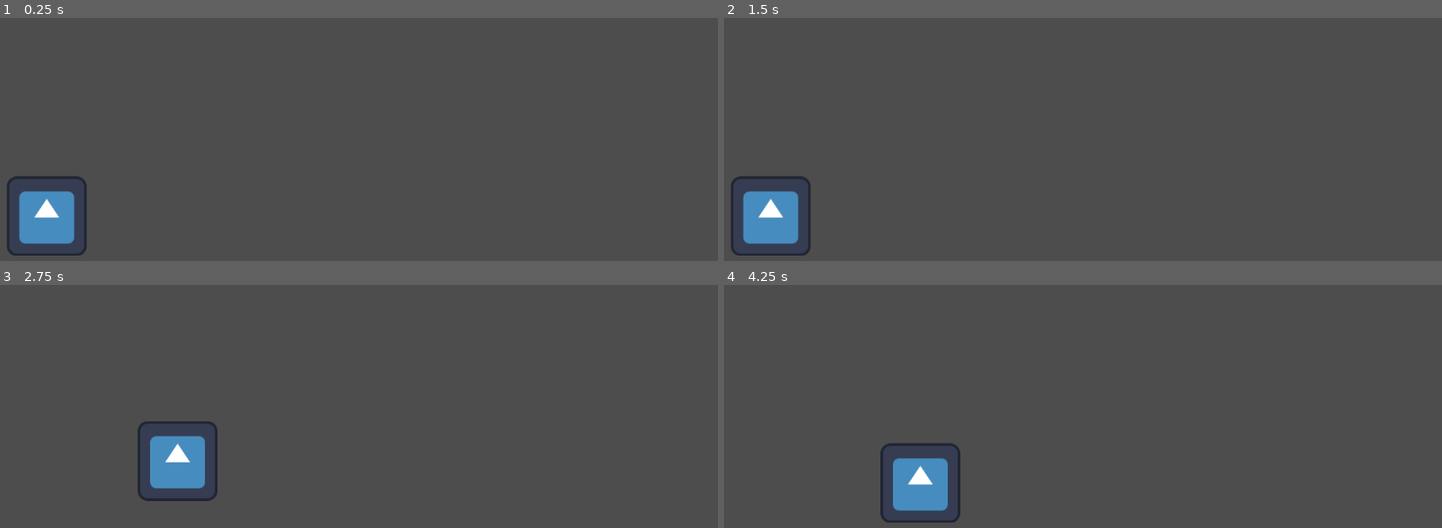
Above: before the commit, frames 1-4 (two rows, left to right).
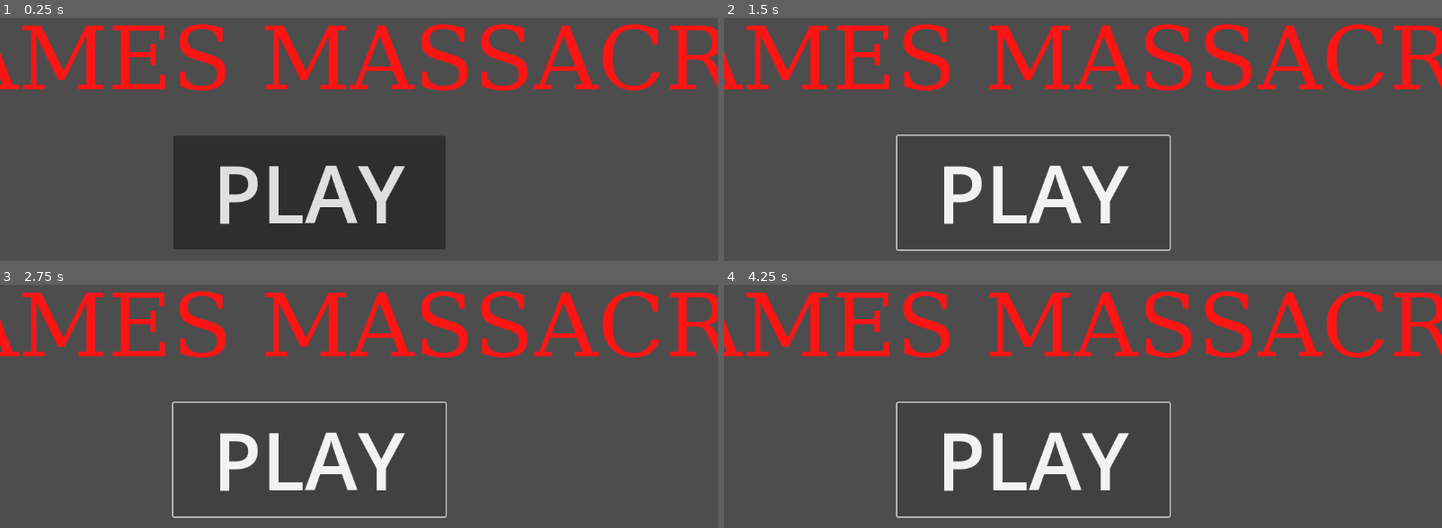
Above: after the commit, the same moments.

Repository: jguestdub/proyecto_si
Game: Godot game, scene res://menu_principal.tscn
Same seed, same stepped clock (60 frames per second), same inputs: the game is played once before the commit and once after it. Before the commit the project starts from res://main.tscn. The engine's default icon, where the game draws it, is replaced by a stand-in: a white triangle on a blue panel in a dark square.
Inputs (mouse positions are in pixels of both pictures, inside the frame that each line leads up to):
- Up to frame 1 (0.25 s): no input
- Up to frame 2 (1.5 s): click (1032, 192) at 0.5 s, where only the run after the commit has a clickable "PLAY"; click (1032, 192) at 1.25 s, where only the run after the commit has a clickable "PLAY"
- Up to frame 3 (2.75 s): tap Enter (ui_accept) at 2, 2.27 s; hold Right (ui_right) from 2.03 s (still down)
- Up to frame 4 (4.25 s): tap Enter (ui_accept) at 3.02 s; release Right (ui_right) at 3.53 s; hold Left (ui_left) from 3.53 s (still down)

The runs differ from the first frame. In frame 1, 28% of the frame differs, in the area x 0-100%, y 2-98%; in frame 2, 14%; in frame 3, 14%; in frame 4, 14%.

Commit message:
si

Diff:
--- a/menu_principal.tscn
+++ b/menu_principal.tscn
@@ -1,4 +1,62 @@
-[gd_scene load_steps=2 format=3 uid="uid://co55s274khg58"]
+[gd_scene load_steps=3 format=3 uid="uid://co55s274khg58"]
+
+[sub_resource type="GDScript" id="GDScript_x7udj"]
+resource_name = "11"
+script/source = "extends Control
+
+# Referencias a los contenedores para poder mostrarlos y ocultarlos.
+# El signo $ es una forma corta de get_node().
+@onready var contenedor_principal = $ContenedorPrincipal
+@onready var panel_seleccion_nivel = $PanelSeleccionNivel
+@onready var grid_container_niveles = $PanelSeleccionNivel/VBoxContainer/GridContainer
+
+func _ready():
+	# Hacemos que el panel de niveles esté oculto al iniciar.
+	panel_seleccion_nivel.hide()
+
+	# Conectar los botones de nivel dinámicamente.
+	var nivel_numero = 1
+	for boton_nivel in grid_container_niveles.get_children():
+		# Conectamos la señal 'pressed' de cada botón a la función _on_level_button_pressed.
+		# .bind() nos permite pasar un argumento extra (el número de nivel).
+		boton_nivel.pressed.connect(_on_level_button_pressed.bind(nivel_numero))
+		nivel_numero += 1
+
+
+# Esta función se llama cuando se presiona el botón \"Jugar\".
+func _on_jugar_button_pressed():
+	print(\"Botón Jugar presionado\")
+	contenedor_principal.hide() # Ocultamos el menú principal
+	panel_seleccion_nivel.show() # Mostramos el selector de niveles
+
+
+# Esta función se llama cuando se presiona el botón \"Salir\".
+func _on_salir_button_pressed():
+	print(\"Saliendo del juego...\")
+	get_tree().quit() # Cierra la aplicación.
+
+
+# Esta función se llama cuando se presiona el botón \"Volver\".
+func _on_volver_button_pressed():
+	print(\"Volviendo al menú principal\")
+	panel_seleccion_nivel.hide() # Ocultamos el selector de niveles
+	contenedor_principal.show() # Mostramos el menú principal
+
+
+# Esta función se ejecuta cuando CUALQUIER botón de nivel es presionado.
+func _on_level_button_pressed(numero_nivel):
+	print(\"Cargando nivel: \" + str(numero_nivel))
+
+	# Aquí es donde pondrías la lógica para cambiar de escena.
+	# Por ejemplo, si tus niveles se llaman \"nivel_1.tscn\", \"nivel_2.tscn\", etc.
+	var ruta_nivel = \"res://escenas/nivel_\" + str(numero_nivel) + \".tscn\"
+
+	# Comprobamos si el archivo de la escena existe antes de intentar cargarlo
+	if ResourceLoader.exists(ruta_nivel):
+		get_tree().change_scene_to_file(ruta_nivel)
+	else:
+		print(\"Error: No se encontró la escena del nivel en la ruta: \" + ruta_nivel)
+"
 
 [sub_resource type="FontFile" id="FontFile_x7udj"]
 cache/0/5/0/ascent = 0.0
@@ -16,18 +74,407 @@
 cache/0/4/0/underline_position = 0.0
 cache/0/4/0/underline_thickness = 0.0
 cache/0/4/0/scale = 1.0
+cache/0/6/0/ascent = 0.0
+cache/0/6/0/descent = 0.0
+cache/0/6/0/underline_position = 0.0
+cache/0/6/0/underline_thickness = 0.0
+cache/0/6/0/scale = 1.0
+cache/0/7/0/ascent = 0.0
+cache/0/7/0/descent = 0.0
+cache/0/7/0/underline_position = 0.0
+cache/0/7/0/underline_thickness = 0.0
+cache/0/7/0/scale = 1.0
+cache/0/8/0/ascent = 0.0
+cache/0/8/0/descent = 0.0
+cache/0/8/0/underline_position = 0.0
+cache/0/8/0/underline_thickness = 0.0
+cache/0/8/0/scale = 1.0
+cache/0/9/0/ascent = 0.0
+cache/0/9/0/descent = 0.0
+cache/0/9/0/underline_position = 0.0
+cache/0/9/0/underline_thickness = 0.0
+cache/0/9/0/scale = 1.0
+cache/0/10/0/ascent = 0.0
+cache/0/10/0/descent = 0.0
+cache/0/10/0/underline_position = 0.0
+cache/0/10/0/underline_thickness = 0.0
+cache/0/10/0/scale = 1.0
+cache/0/11/0/ascent = 0.0
+cache/0/11/0/descent = 0.0
+cache/0/11/0/underline_position = 0.0
+cache/0/11/0/underline_thickness = 0.0
+cache/0/11/0/scale = 1.0
+cache/0/36/0/ascent = 0.0
+cache/0/36/0/descent = 0.0
+cache/0/36/0/underline_position = 0.0
+cache/0/36/0/underline_thickness = 0.0
+cache/0/36/0/scale = 1.0
+cache/0/51/0/ascent = 0.0
+cache/0/51/0/descent = 0.0
+cache/0/51/0/underline_position = 0.0
+cache/0/51/0/underline_thickness = 0.0
+cache/0/51/0/scale = 1.0
+cache/0/56/0/ascent = 0.0
+cache/0/56/0/descent = 0.0
+cache/0/56/0/underline_position = 0.0
+cache/0/56/0/underline_thickness = 0.0
+cache/0/56/0/scale = 1.0
+cache/0/61/0/ascent = 0.0
+cache/0/61/0/descent = 0.0
+cache/0/61/0/underline_position = 0.0
+cache/0/61/0/underline_thickness = 0.0
+cache/0/61/0/scale = 1.0
+cache/0/91/0/ascent = 0.0
+cache/0/91/0/descent = 0.0
+cache/0/91/0/underline_position = 0.0
+cache/0/91/0/underline_thickness = 0.0
+cache/0/91/0/scale = 1.0
+cache/0/116/0/ascent = 0.0
+cache/0/116/0/descent = 0.0
+cache/0/116/0/underline_position = 0.0
+cache/0/116/0/underline_thickness = 0.0
+cache/0/116/0/scale = 1.0
+cache/0/126/0/ascent = 0.0
+cache/0/126/0/descent = 0.0
+cache/0/126/0/underline_position = 0.0
+cache/0/126/0/underline_thickness = 0.0
+cache/0/126/0/scale = 1.0
+cache/0/136/0/ascent = 0.0
+cache/0/136/0/descent = 0.0
+cache/0/136/0/underline_position = 0.0
+cache/0/136/0/underline_thickness = 0.0
+cache/0/136/0/scale = 1.0
+cache/0/141/0/ascent = 0.0
+cache/0/141/0/descent = 0.0
+cache/0/141/0/underline_position = 0.0
+cache/0/141/0/underline_thickness = 0.0
+cache/0/141/0/scale = 1.0
+cache/0/146/0/ascent = 0.0
+cache/0/146/0/descent = 0.0
+cache/0/146/0/underline_position = 0.0
+cache/0/146/0/underline_thickness = 0.0
+cache/0/146/0/scale = 1.0
+cache/0/151/0/ascent = 0.0
+cache/0/151/0/descent = 0.0
+cache/0/151/0/underline_position = 0.0
+cache/0/151/0/underline_thickness = 0.0
+cache/0/151/0/scale = 1.0
+cache/0/156/0/ascent = 0.0
+cache/0/156/0/descent = 0.0
+cache/0/156/0/underline_position = 0.0
+cache/0/156/0/underline_thickness = 0.0
+cache/0/156/0/scale = 1.0
+cache/0/161/0/ascent = 0.0
+cache/0/161/0/descent = 0.0
+cache/0/161/0/underline_position = 0.0
+cache/0/161/0/underline_thickness = 0.0
+cache/0/161/0/scale = 1.0
+cache/0/166/0/ascent = 0.0
+cache/0/166/0/descent = 0.0
+cache/0/166/0/underline_position = 0.0
+cache/0/166/0/underline_thickness = 0.0
+cache/0/166/0/scale = 1.0
+cache/0/171/0/ascent = 0.0
+cache/0/171/0/descent = 0.0
+cache/0/171/0/underline_position = 0.0
+cache/0/171/0/underline_thickness = 0.0
+cache/0/171/0/scale = 1.0
+cache/0/176/0/ascent = 0.0
+cache/0/176/0/descent = 0.0
+cache/0/176/0/underline_position = 0.0
+cache/0/176/0/underline_thickness = 0.0
+cache/0/176/0/scale = 1.0
+cache/0/181/0/ascent = 0.0
+cache/0/181/0/descent = 0.0
+cache/0/181/0/underline_position = 0.0
+cache/0/181/0/underline_thickness = 0.0
+cache/0/181/0/scale = 1.0
+cache/0/186/0/ascent = 0.0
+cache/0/186/0/descent = 0.0
+cache/0/186/0/underline_position = 0.0
+cache/0/186/0/underline_thickness = 0.0
+cache/0/186/0/scale = 1.0
+cache/0/196/0/ascent = 0.0
+cache/0/196/0/descent = 0.0
+cache/0/196/0/underline_position = 0.0
+cache/0/196/0/underline_thickness = 0.0
+cache/0/196/0/scale = 1.0
+cache/0/201/0/ascent = 0.0
+cache/0/201/0/descent = 0.0
+cache/0/201/0/underline_position = 0.0
+cache/0/201/0/underline_thickness = 0.0
+cache/0/201/0/scale = 1.0
+cache/0/206/0/ascent = 0.0
+cache/0/206/0/descent = 0.0
+cache/0/206/0/underline_position = 0.0
+cache/0/206/0/underline_thickness = 0.0
+cache/0/206/0/scale = 1.0
+cache/0/211/0/ascent = 0.0
+cache/0/211/0/descent = 0.0
+cache/0/211/0/underline_position = 0.0
+cache/0/211/0/underline_thickness = 0.0
+cache/0/211/0/scale = 1.0
+cache/0/216/0/ascent = 0.0
+cache/0/216/0/descent = 0.0
+cache/0/216/0/underline_position = 0.0
+cache/0/216/0/underline_thickness = 0.0
+cache/0/216/0/scale = 1.0
+cache/0/221/0/ascent = 0.0
+cache/0/221/0/descent = 0.0
+cache/0/221/0/underline_position = 0.0
+cache/0/221/0/underline_thickness = 0.0
+cache/0/221/0/scale = 1.0
+cache/0/226/0/ascent = 0.0
+cache/0/226/0/descent = 0.0
+cache/0/226/0/underline_position = 0.0
+cache/0/226/0/underline_thickness = 0.0
+cache/0/226/0/scale = 1.0
+cache/0/231/0/ascent = 0.0
+cache/0/231/0/descent = 0.0
+cache/0/231/0/underline_position = 0.0
+cache/0/231/0/underline_thickness = 0.0
+cache/0/231/0/scale = 1.0
+cache/0/236/0/ascent = 0.0
+cache/0/236/0/descent = 0.0
+cache/0/236/0/underline_position = 0.0
+cache/0/236/0/underline_thickness = 0.0
+cache/0/236/0/scale = 1.0
+cache/0/241/0/ascent = 0.0
+cache/0/241/0/descent = 0.0
+cache/0/241/0/underline_position = 0.0
+cache/0/241/0/underline_thickness = 0.0
+cache/0/241/0/scale = 1.0
+cache/0/246/0/ascent = 0.0
+cache/0/246/0/descent = 0.0
+cache/0/246/0/underline_position = 0.0
+cache/0/246/0/underline_thickness = 0.0
+cache/0/246/0/scale = 1.0
+cache/0/251/0/ascent = 0.0
+cache/0/251/0/descent = 0.0
+cache/0/251/0/underline_position = 0.0
+cache/0/251/0/underline_thickness = 0.0
+cache/0/251/0/scale = 1.0
+cache/0/256/0/ascent = 0.0
+cache/0/256/0/descent = 0.0
+cache/0/256/0/underline_position = 0.0
+cache/0/256/0/underline_thickness = 0.0
+cache/0/256/0/scale = 1.0
+cache/0/261/0/ascent = 0.0
+cache/0/261/0/descent = 0.0
+cache/0/261/0/underline_position = 0.0
+cache/0/261/0/underline_thickness = 0.0
+cache/0/261/0/scale = 1.0
+cache/0/131/0/ascent = 0.0
+cache/0/131/0/descent = 0.0
+cache/0/131/0/underline_position = 0.0
+cache/0/131/0/underline_thickness = 0.0
+cache/0/131/0/scale = 1.0
+cache/0/111/0/ascent = 0.0
+cache/0/111/0/descent = 0.0
+cache/0/111/0/underline_position = 0.0
+cache/0/111/0/underline_thickness = 0.0
+cache/0/111/0/scale = 1.0
+cache/0/106/0/ascent = 0.0
+cache/0/106/0/descent = 0.0
+cache/0/106/0/underline_position = 0.0
+cache/0/106/0/underline_thickness = 0.0
+cache/0/106/0/scale = 1.0
+cache/0/96/0/ascent = 0.0
+cache/0/96/0/descent = 0.0
+cache/0/96/0/underline_position = 0.0
+cache/0/96/0/underline_thickness = 0.0
+cache/0/96/0/scale = 1.0
+cache/0/86/0/ascent = 0.0
+cache/0/86/0/descent = 0.0
+cache/0/86/0/underline_position = 0.0
+cache/0/86/0/underline_thickness = 0.0
+cache/0/86/0/scale = 1.0
+cache/0/76/0/ascent = 0.0
+cache/0/76/0/descent = 0.0
+cache/0/76/0/underline_position = 0.0
+cache/0/76/0/underline_thickness = 0.0
+cache/0/76/0/scale = 1.0
+cache/0/71/0/ascent = 0.0
+cache/0/71/0/descent = 0.0
+cache/0/71/0/underline_position = 0.0
+cache/0/71/0/underline_thickness = 0.0
+cache/0/71/0/scale = 1.0
+cache/0/66/0/ascent = 0.0
+cache/0/66/0/descent = 0.0
+cache/0/66/0/underline_position = 0.0
+cache/0/66/0/underline_thickness = 0.0
+cache/0/66/0/scale = 1.0
+cache/0/41/0/ascent = 0.0
+cache/0/41/0/descent = 0.0
+cache/0/41/0/underline_position = 0.0
+cache/0/41/0/underline_thickness = 0.0
+cache/0/41/0/scale = 1.0
+cache/0/1/0/ascent = 0.0
+cache/0/1/0/descent = 0.0
+cache/0/1/0/underline_position = 0.0
+cache/0/1/0/underline_thickness = 0.0
+cache/0/1/0/scale = 1.0
+cache/0/101/0/ascent = 0.0
+cache/0/101/0/descent = 0.0
+cache/0/101/0/underline_position = 0.0
+cache/0/101/0/underline_thickness = 0.0
+cache/0/101/0/scale = 1.0
+cache/0/191/0/ascent = 0.0
+cache/0/191/0/descent = 0.0
+cache/0/191/0/underline_position = 0.0
+cache/0/191/0/underline_thickness = 0.0
+cache/0/191/0/scale = 1.0
+cache/0/281/0/ascent = 0.0
+cache/0/281/0/descent = 0.0
+cache/0/281/0/underline_position = 0.0
+cache/0/281/0/underline_thickness = 0.0
+cache/0/281/0/scale = 1.0
+cache/0/311/0/ascent = 0.0
+cache/0/311/0/descent = 0.0
+cache/0/311/0/underline_position = 0.0
+cache/0/311/0/underline_thickness = 0.0
+cache/0/311/0/scale = 1.0
+cache/0/341/0/ascent = 0.0
+cache/0/341/0/descent = 0.0
+cache/0/341/0/underline_position = 0.0
+cache/0/341/0/underline_thickness = 0.0
+cache/0/341/0/scale = 1.0
+cache/0/356/0/ascent = 0.0
+cache/0/356/0/descent = 0.0
+cache/0/356/0/underline_position = 0.0
+cache/0/356/0/underline_thickness = 0.0
+cache/0/356/0/scale = 1.0
+cache/0/366/0/ascent = 0.0
+cache/0/366/0/descent = 0.0
+cache/0/366/0/underline_position = 0.0
+cache/0/366/0/underline_thickness = 0.0
+cache/0/366/0/scale = 1.0
+cache/0/371/0/ascent = 0.0
+cache/0/371/0/descent = 0.0
+cache/0/371/0/underline_position = 0.0
+cache/0/371/0/underline_thickness = 0.0
+cache/0/371/0/scale = 1.0
+cache/0/381/0/ascent = 0.0
+cache/0/381/0/descent = 0.0
+cache/0/381/0/underline_position = 0.0
+cache/0/381/0/underline_thickness = 0.0
+cache/0/381/0/scale = 1.0
+cache/0/391/0/ascent = 0.0
+cache/0/391/0/descent = 0.0
+cache/0/391/0/underline_position = 0.0
+cache/0/391/0/underline_thickness = 0.0
+cache/0/391/0/scale = 1.0
+cache/0/406/0/ascent = 0.0
+cache/0/406/0/descent = 0.0
+cache/0/406/0/underline_position = 0.0
+cache/0/406/0/underline_thickness = 0.0
+cache/0/406/0/scale = 1.0
+cache/0/426/0/ascent = 0.0
+cache/0/426/0/descent = 0.0
+cache/0/426/0/underline_position = 0.0
+cache/0/426/0/underline_thickness = 0.0
+cache/0/426/0/scale = 1.0
+cache/0/446/0/ascent = 0.0
+cache/0/446/0/descent = 0.0
+cache/0/446/0/underline_position = 0.0
+cache/0/446/0/underline_thickness = 0.0
+cache/0/446/0/scale = 1.0
+cache/0/461/0/ascent = 0.0
+cache/0/461/0/descent = 0.0
+cache/0/461/0/underline_position = 0.0
+cache/0/461/0/underline_thickness = 0.0
+cache/0/461/0/scale = 1.0
+cache/0/471/0/ascent = 0.0
+cache/0/471/0/descent = 0.0
+cache/0/471/0/underline_position = 0.0
+cache/0/471/0/underline_thickness = 0.0
+cache/0/471/0/scale = 1.0
+cache/0/476/0/ascent = 0.0
+cache/0/476/0/descent = 0.0
+cache/0/476/0/underline_position = 0.0
+cache/0/476/0/underline_thickness = 0.0
+cache/0/476/0/scale = 1.0
+cache/0/466/0/ascent = 0.0
+cache/0/466/0/descent = 0.0
+cache/0/466/0/underline_position = 0.0
+cache/0/466/0/underline_thickness = 0.0
+cache/0/466/0/scale = 1.0
+cache/0/456/0/ascent = 0.0
+cache/0/456/0/descent = 0.0
+cache/0/456/0/underline_position = 0.0
+cache/0/456/0/underline_thickness = 0.0
+cache/0/456/0/scale = 1.0
+cache/0/436/0/ascent = 0.0
+cache/0/436/0/descent = 0.0
+cache/0/436/0/underline_position = 0.0
+cache/0/436/0/underline_thickness = 0.0
+cache/0/436/0/scale = 1.0
+cache/0/416/0/ascent = 0.0
+cache/0/416/0/descent = 0.0
+cache/0/416/0/underline_position = 0.0
+cache/0/416/0/underline_thickness = 0.0
+cache/0/416/0/scale = 1.0
+cache/0/396/0/ascent = 0.0
+cache/0/396/0/descent = 0.0
+cache/0/396/0/underline_position = 0.0
+cache/0/396/0/underline_thickness = 0.0
+cache/0/396/0/scale = 1.0
+cache/0/361/0/ascent = 0.0
+cache/0/361/0/descent = 0.0
+cache/0/361/0/underline_position = 0.0
+cache/0/361/0/underline_thickness = 0.0
+cache/0/361/0/scale = 1.0
+cache/0/351/0/ascent = 0.0
+cache/0/351/0/descent = 0.0
+cache/0/351/0/underline_position = 0.0
+cache/0/351/0/underline_thickness = 0.0
+cache/0/351/0/scale = 1.0
+cache/0/346/0/ascent = 0.0
+cache/0/346/0/descent = 0.0
+cache/0/346/0/underline_position = 0.0
+cache/0/346/0/underline_thickness = 0.0
+cache/0/346/0/scale = 1.0
+cache/0/336/0/ascent = 0.0
+cache/0/336/0/descent = 0.0
+cache/0/336/0/underline_position = 0.0
+cache/0/336/0/underline_thickness = 0.0
+cache/0/336/0/scale = 1.0
+cache/0/326/0/ascent = 0.0
+cache/0/326/0/descent = 0.0
+cache/0/326/0/underline_position = 0.0
+cache/0/326/0/underline_thickness = 0.0
+cache/0/326/0/scale = 1.0
+cache/0/301/0/ascent = 0.0
+cache/0/301/0/descent = 0.0
+cache/0/301/0/underline_position = 0.0
+cache/0/301/0/underline_thickness = 0.0
+cache/0/301/0/scale = 1.0
+cache/0/276/0/ascent = 0.0
+cache/0/276/0/descent = 0.0
+cache/0/276/0/underline_position = 0.0
+cache/0/276/0/underline_thickness = 0.0
+cache/0/276/0/scale = 1.0
+cache/0/121/0/ascent = 0.0
+cache/0/121/0/descent = 0.0
+cache/0/121/0/underline_position = 0.0
+cache/0/121/0/underline_thickness = 0.0
+cache/0/121/0/scale = 1.0
 
 [node name="MenuPrincipal" type="Control"]
 layout_mode = 3
 anchors_preset = 0
 offset_right = 40.0
 offset_bottom = 40.0
+script = SubResource("GDScript_x7udj")
 
 [node name="ContenedorPrincipal" type="VBoxContainer" parent="."]
 layout_mode = 1
 anchors_preset = 15
 anchor_right = 1.0
 anchor_bottom = 1.0
+offset_left = -0.5
+offset_right = 1107.0
+offset_bottom = 599.0
 grow_horizontal = 2
 grow_vertical = 2
 alignment = 1
@@ -38,16 +485,19 @@
 theme_override_colors/font_shadow_color = Color(0, 0, 0, 0)
 theme_override_colors/font_outline_color = Color(0, 0, 0, 1)
 theme_override_fonts/font = SubResource("FontFile_x7udj")
-theme_override_font_sizes/font_size = 5
+theme_override_font_sizes/font_size = 141
 text = "JAMES MASSACRE"
 
 [node name="Button" type="Button" parent="ContenedorPrincipal/Label"]
-layout_mode = 0
-offset_left = 12.5
-offset_top = 7.0
-offset_right = 28.5
-offset_bottom = 20.0
-theme_override_font_sizes/font_size = 3
+layout_mode = 1
+anchors_preset = -1
+anchor_right = 0.37100002
+anchor_bottom = 1.296
+offset_left = 406.75
+offset_top = 187.0
+offset_right = 322.84198
+offset_bottom = 144.056
+theme_override_font_sizes/font_size = 128
 text = "PLAY"
 
 [node name="PanelSeleccionNivel" type="PanelContainer" parent="."]
@@ -55,8 +505,79 @@
 anchors_preset = 15
 anchor_right = 1.0
 anchor_bottom = 1.0
+offset_left = 39.0
+offset_top = 65.0
+offset_right = 1068.0
+offset_bottom = 262.0
 grow_horizontal = 2
 grow_vertical = 2
 
 [node name="VBoxContainer" type="VBoxContainer" parent="PanelSeleccionNivel"]
 layout_mode = 2
+
+[node name="Label" type="Label" parent="PanelSeleccionNivel/VBoxContainer"]
+layout_mode = 2
+theme_override_font_sizes/font_size = 130
+text = "Seleccionar Nivel"
+
+[node name="GridContainer" type="GridContainer" parent="PanelSeleccionNivel/VBoxContainer"]
+layout_mode = 2
+columns = 5
+
+[node name="Button" type="Button" parent="PanelSeleccionNivel/VBoxContainer/GridContainer"]
+layout_mode = 2
+theme_override_font_sizes/font_size = 5
+text = "1"
+
+[node name="Button2" type="Button" parent="PanelSeleccionNivel/VBoxContainer/GridContainer"]
+layout_mode = 2
+theme_override_font_sizes/font_size = 5
+text = "2"
+
+[node name="Button3" type="Button" parent="PanelSeleccionNivel/VBoxContainer/GridContainer"]
+layout_mode = 2
+theme_override_font_sizes/font_size = 5
+text = "3"
+
+[node name="Button4" type="Button" parent="PanelSeleccionNivel/VBoxContainer/GridContainer"]
+layout_mode = 2
+theme_override_font_sizes/font_size = 5
+text = "4"
+
+[node name="Button5" type="Button" parent="PanelSeleccionNivel/VBoxContainer/GridContainer"]
+layout_mode = 2
+theme_override_font_sizes/font_size = 5
+text = "5"
+
+[node name="Button6" type="Button" parent="PanelSeleccionNivel/VBoxContainer/GridContainer"]
+layout_mode = 2
+theme_override_font_sizes/font_size = 5
+text = "6"
+
+[node name="Button7" type="Button" parent="PanelSeleccionNivel/VBoxContainer/GridContainer"]
+layout_mode = 2
+theme_override_font_sizes/font_size = 5
+text = "7"
+
+[node name="Button8" type="Button" parent="PanelSeleccionNivel/VBoxContainer/GridContainer"]
+layout_mode = 2
+theme_override_font_sizes/font_size = 5
+text = "8"
+
+[node name="Button9" type="Button" parent="PanelSeleccionNivel/VBoxContainer/GridContainer"]
+layout_mode = 2
+theme_override_font_sizes/font_size = 5
+text = "9"
+
+[node name="Button10" type="Button" parent="PanelSeleccionNivel/VBoxContainer/GridContainer"]
+layout_mode = 2
+theme_override_font_sizes/font_size = 5
+text = "10"
+
+[node name="Button" type="Button" parent="PanelSeleccionNivel/VBoxContainer"]
+layout_mode = 2
+theme_override_font_sizes/font_size = 4
+text = "VOLVER"
+
+[connection signal="pressed" from="ContenedorPrincipal/Label/Button" to="." method="_on_button_pressed"]
+[connection signal="pressed" from="PanelSeleccionNivel/VBoxContainer/Button" to="." method="_on_button_pressed"]
--- a/project.godot
+++ b/project.godot
@@ -11,7 +11,7 @@
 [application]
 
 config/name="proyecto_si"
-run/main_scene="res://main.tscn"
+run/main_scene="uid://co55s274khg58"
 config/features=PackedStringArray("4.5", "GL Compatibility")
 config/icon="res://icon.svg"
 
